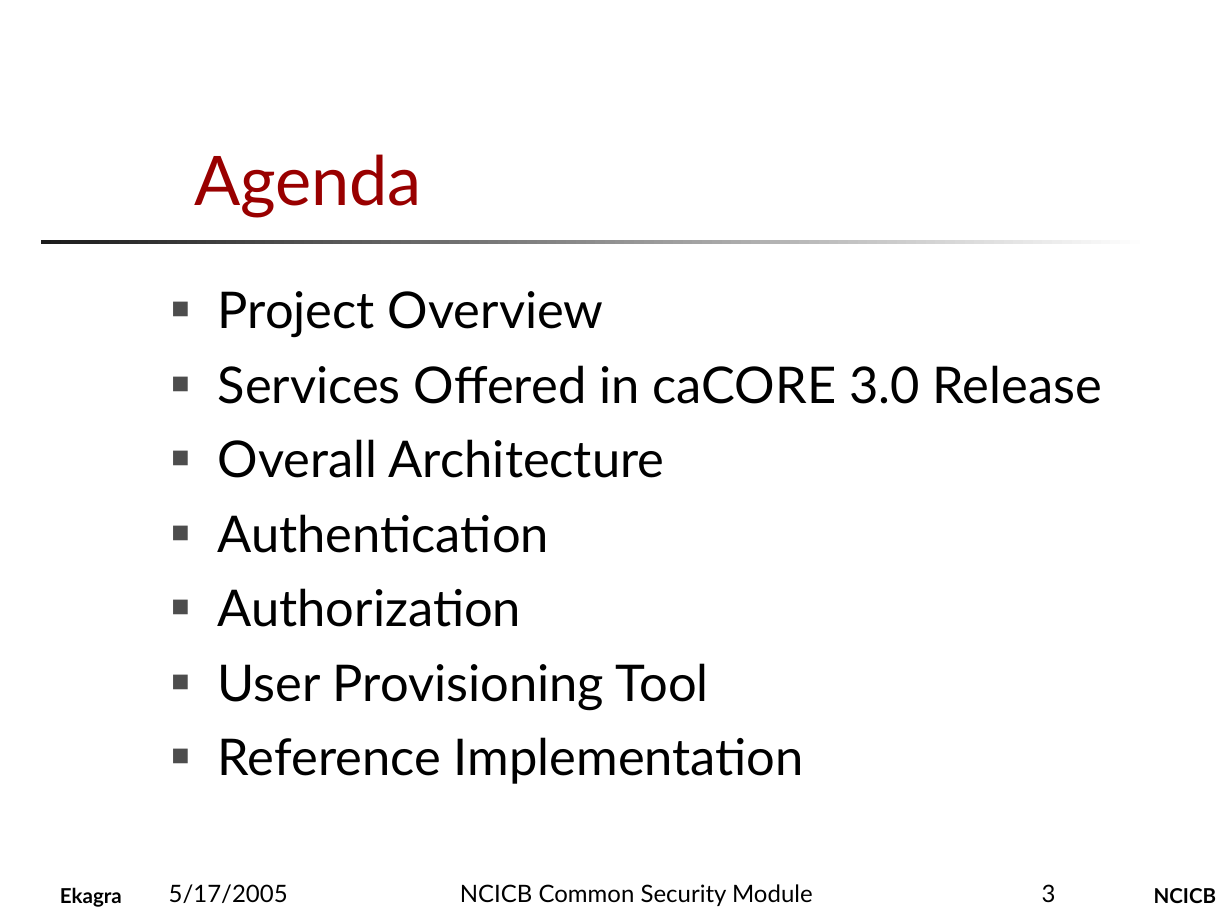
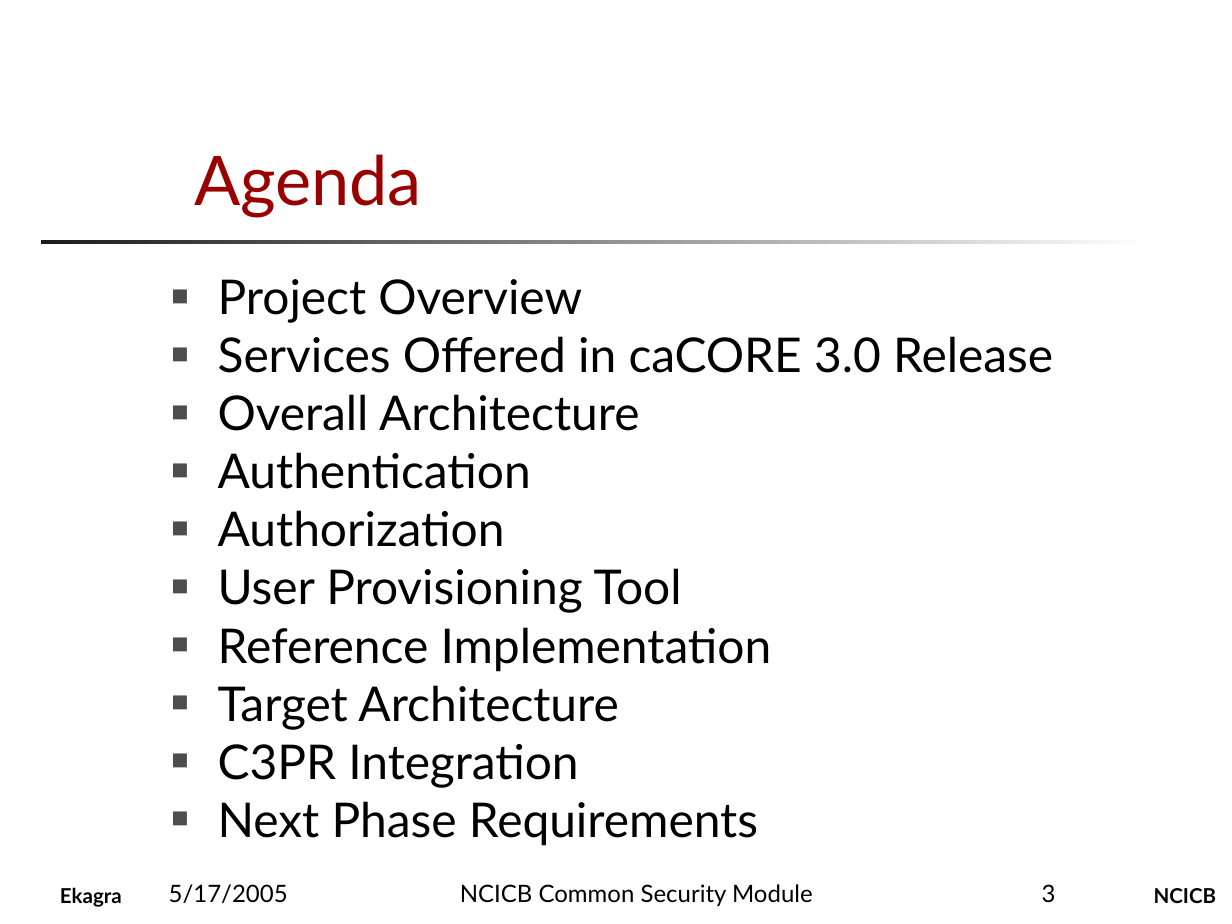
Before and after one commit to CBIIT/common-security-module-docs, a slide deck: slide 3 of Presentations/CSM_Presentation_for_CRIX.ppt. Drawn at 1232x924 pixels with LibreOffice and Linux fonts; fonts in the diff are those of the drawing; background and template pictures are left out. Boxes give left, top, right and bottom in pixels: in the first picture for what was removed or moved away, otherwise in the second. Text is boxed around its words. In the diff, an @@ line names an element or a change of style, - is before the commit and + after.

```diff
--- a/Presentations/CSM_Presentation_for_CRIX.ppt
+++ b/Presentations/CSM_Presentation_for_CRIX.ppt
@@ text at (x1=218, y1=279, x2=1053, y2=672): size 29.6 to 28 pt in "Project Overview", "Services Offered in caCORE 3.0 Release", "Overall Architecture", "Authentication" and 3 more places; line spacing 1 to 0.8; less space between paragraphs @@
@@ text at (x1=218, y1=685, x2=758, y2=846): paragraphs added @@
+■ Target Architecture
+■ C3PR Integration
+■ Next Phase Requirements
```
Also in this commit, not shown: 2 other slides changed, 1 slide removed.
